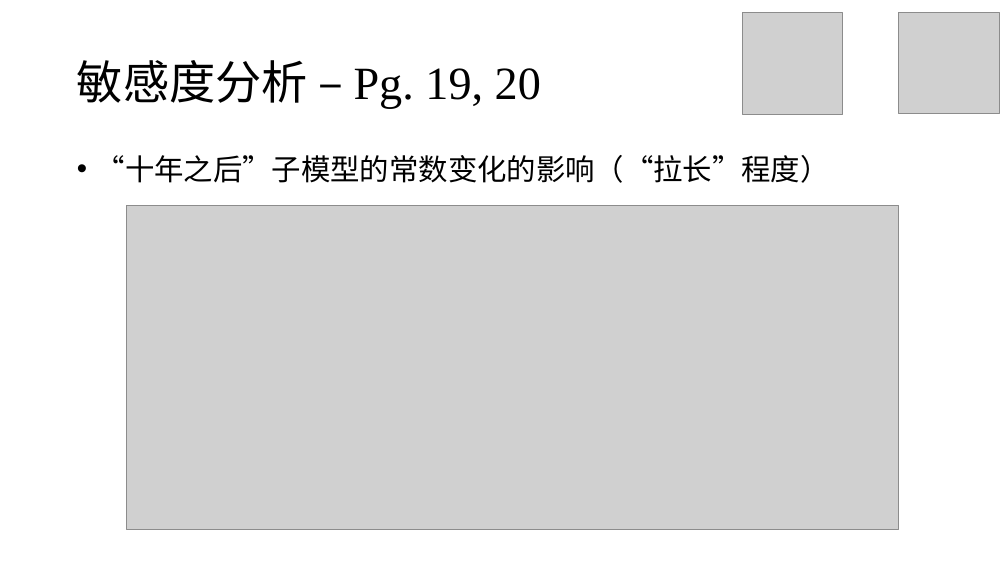
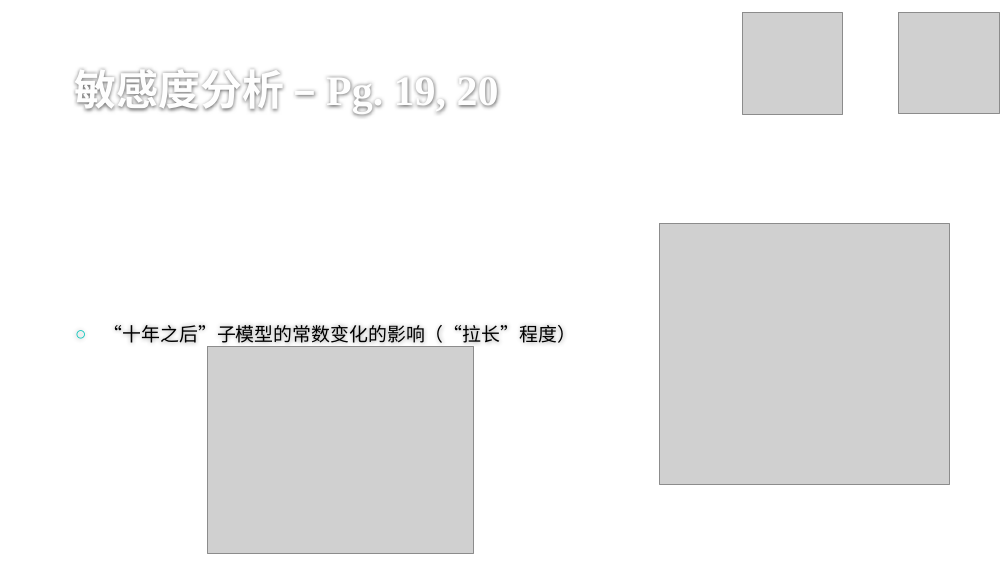
Before and after one commit to stOOrz-Science-Mind/2019_HiMCM_A_10005, a slide deck: slide 39 of 10005.pptx (slide 38 before the commit). Drawn at 1008x567 pixels with LibreOffice and Linux fonts; fonts in the diff are those of the drawing; grey boxes stand for pictures; background and template pictures are left out. Boxes give left, top, right and bottom in pixels: in the first picture for what was removed or moved away, otherwise in the second. Text is boxed around its words. In the diff, an @@ line names an element or a change of style, - is before the commit and + after.

```diff
--- a/10005.pptx
+++ b/10005.pptx
@@ title "敏感度分析 – Pg. 19, 20" moved from (x1=77, y1=60, x2=541, y2=109) to (x1=75, y1=70, x2=499, y2=113) @@
@@ title "敏感度分析 – Pg. 19, 20" at (x1=75, y1=70, x2=499, y2=113): size 44 to 40 pt, text colour #000000 to #FEFEFE, bold on; line spacing 0.9 to 1; vertical alignment middle to bottom @@
@@ text "“十年之后”子模型的常数变化的影响（“拉长”程度）" moved from (x1=96, y1=155, x2=830, y2=183) to (x1=104, y1=325, x2=576, y2=347) @@
@@ text "“十年之后”子模型的常数变化的影响（“拉长”程度）" at (x1=104, y1=325, x2=576, y2=347): size 28 to 18 pt; bullet • to ○; line spacing 0.9 to 1; vertical alignment top to middle @@
@@ picture added at (x1=660, y1=224, x2=950, y2=485) @@
@@ picture resized from (x1=126, y1=205, x2=899, y2=529) to (x1=208, y1=346, x2=474, y2=554) @@
```
Also in this commit, not shown: 43 other slides changed, 1 slide added.
